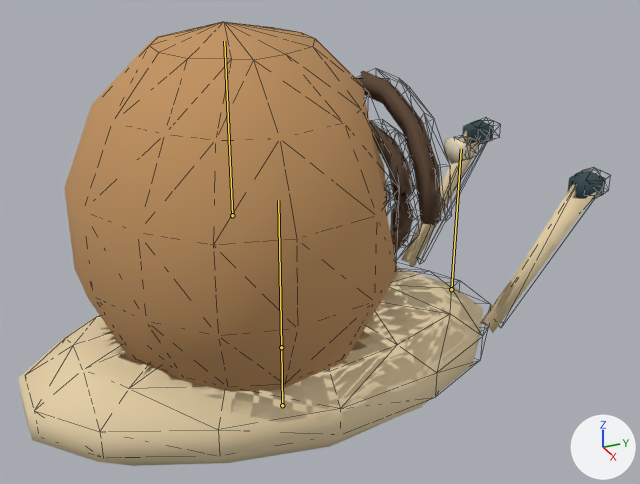
Before and after pictures for a commit that changed the glTF model public/assets/island/insects-v1/insect_snail.glb.
One viewpoint serves both versions: a camera (50 mm lens) standing at (18548.9478, -36149.0525, -951.1509) and looking at (18548.7667, -36148.971, -951.2415). Lighting does not change. The marker at lower right points along +X, +Y and +Z. The first picture is the older version. The bones that change, and the others that lie on the model, are drawn over the model as lines. Mesh edges are drawn as thin lines.
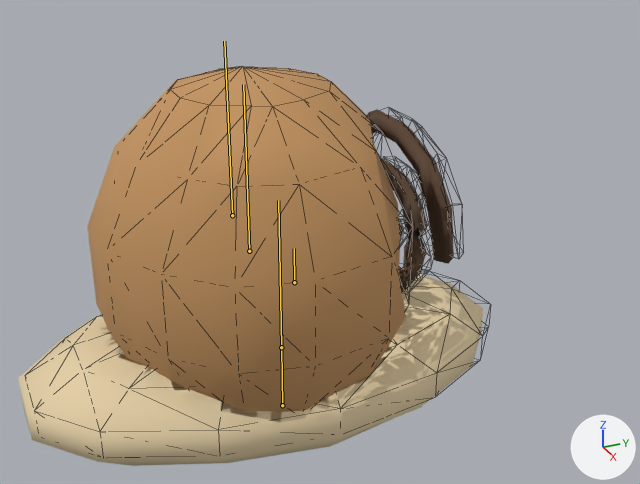
The newer file adds an action. The first version stands in its rest pose; the second is drawn at frame 12 of the action 'TakeOff'.

The change in detail:
Bone 'Head' (bone_head) moves from (0.0, 0.0, 0.0) to (0.0, 0.012, 0.045).
Bone 'Head' (bone_head) is rescaled from (1.0, 1.0, 1.0) to (0.23, 0.23, 0.23).
Bone 'Shell' (bone_shell) moves from (0.0, 0.0, 0.0) to (0.0, -0.01, -0.003).

Pixel boxes (x1, y1, x2, y2) of what changed, in the pictures (640 x 484 px):
'Mesh_0', posed (21% narrower, 10% shorter)
    before: (19, 22, 606, 466)
    after: (19, 67, 483, 466)
bone 'Head', root to tip
    before: (451, 289) to (461, 149)
    after: (294, 282) to (294, 248)
bone 'Shell', root to tip
    before: (232, 215) to (224, 41)
    after: (249, 251) to (243, 84)
